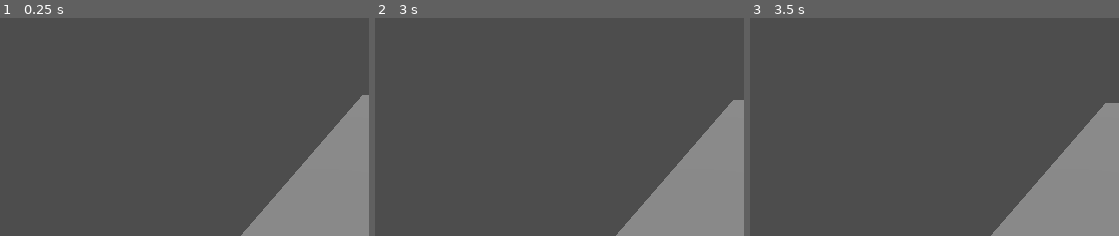
Above: before the commit, frames 1-3 (left to right).
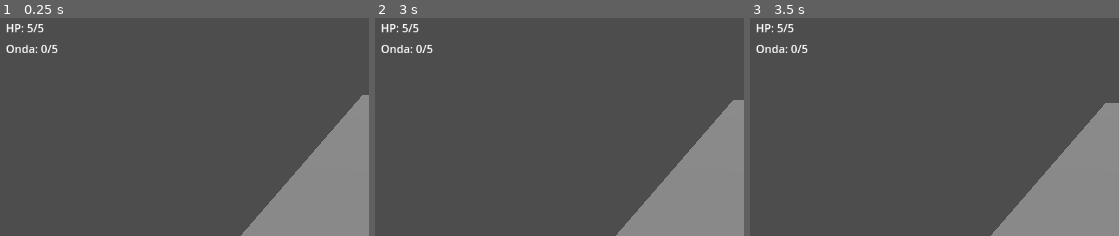
Above: after the commit, the same moments.

Repository: yuremarketing/We-re_going_to_blowup_everything
Game: Godot game, scene res://scenes/main.tscn
The game is run twice, just before and just after one commit, with the same random seed, the same clock (stepped at 60 frames per second) and the same inputs.
Inputs:
- Up to frame 1 (0.25 s): no input
- Up to frame 2 (3 s): tap Enter (ui_accept) at 0.5, 0.77, 1.52 s; hold Up (ui_up) 0.53-1.28 s; hold Down (ui_down) 1.28-2.03 s; hold Up (ui_up) from 2.03 s (still down)
- Up to frame 3 (3.5 s): keep holding Up (ui_up); tap Enter (ui_accept) at 3.02 s
The pictures show only the part of the screen within x 0-50%, y 0-50%; the shares and areas given below are measured in that part.

The runs differ from the first frame. In frame 1, 0.5% of the frame differs, in the area x 1-16%, y 2-17%; in frame 2, 0.5%; in frame 3, 0.5%.

Commit message:
feat(ui): add basic HUD for HP and wave progress

Diff:
--- a/scenes/main.tscn
+++ b/scenes/main.tscn
@@ -47,3 +47,15 @@
 script = ExtResource("2_wm")
 enemy_scene = ExtResource("3_en")
 boss_scene = ExtResource("4_boss")
+
+[node name="HUD" type="CanvasLayer" parent="."]
+
+[node name="HPLabel" type="Label" parent="HUD" groups=["hud_hp"]]
+offset_left = 20.0
+offset_top = 20.0
+text = "HP: 5/5"
+
+[node name="WaveLabel" type="Label" parent="HUD" groups=["hud_wave"]]
+offset_left = 20.0
+offset_top = 50.0
+text = "Onda: 0/5"
--- a/scripts/player.gd
+++ b/scripts/player.gd
@@ -9,6 +9,7 @@
 func _ready() -> void:
 	add_to_group("player")
 	hp = max_hp
+	_update_hp_label()
 
 func _physics_process(delta: float) -> void:
 	if is_dead:
@@ -49,8 +50,14 @@
 		return
 	hp -= amount
 	print("Player tomou dano! HP: ", hp, "/", max_hp)
+	_update_hp_label()
 	if hp <= 0:
 		game_over()
+
+func _update_hp_label() -> void:
+	var label = get_tree().get_first_node_in_group("hud_hp")
+	if label:
+		label.text = "HP: %d/%d" % [hp, max_hp]
 
 func game_over() -> void:
 	is_dead = true
--- a/scripts/wave_manager.gd
+++ b/scripts/wave_manager.gd
@@ -22,6 +22,7 @@
 	_timer.timeout.connect(_on_spawn_tick)
 	add_child(_timer)
 	_timer.start()
+	_update_wave_label()
 
 func _on_spawn_tick() -> void:
 	if _waiting_for_next_wave:
@@ -32,6 +33,7 @@
 
 	if _spawned_this_wave >= enemies_per_wave:
 		_current_wave += 1
+		_update_wave_label()
 		if _current_wave >= total_waves:
 			if not _boss_spawned:
 				var boss = boss_scene.instantiate()
@@ -54,3 +56,8 @@
 	enemy.position = Vector3(x, 1.0, spawn_z_offset)
 	get_tree().current_scene.add_child(enemy)
 	_spawned_this_wave += 1
+
+func _update_wave_label() -> void:
+	var label = get_tree().get_first_node_in_group("hud_wave")
+	if label:
+		label.text = "Onda: %d/%d" % [_current_wave, total_waves]
Not shown, changed: HANDOVER.md
